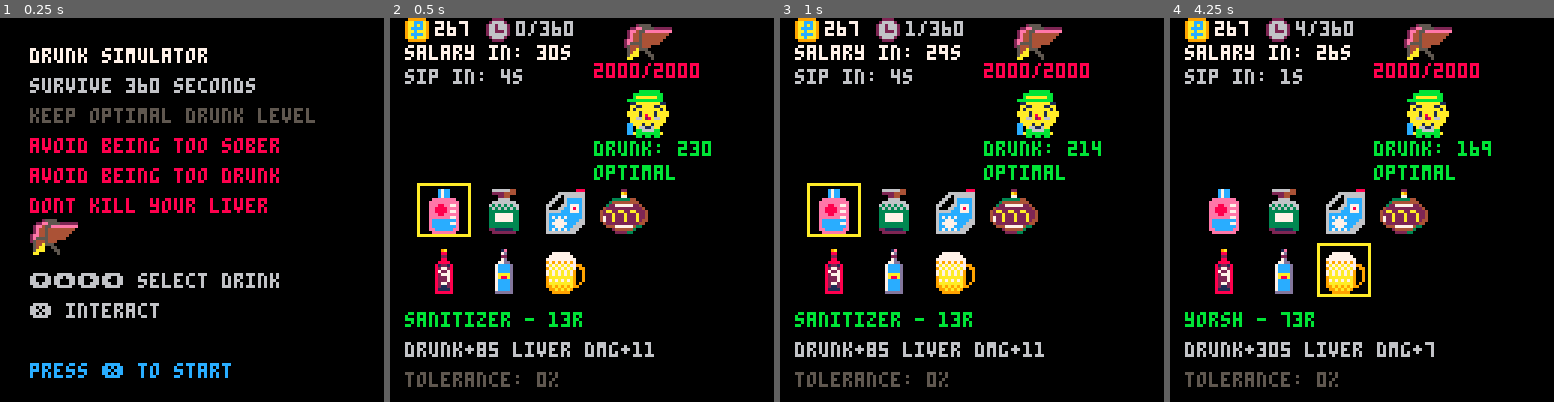
Above: before the commit, frames 1-4 (left to right).
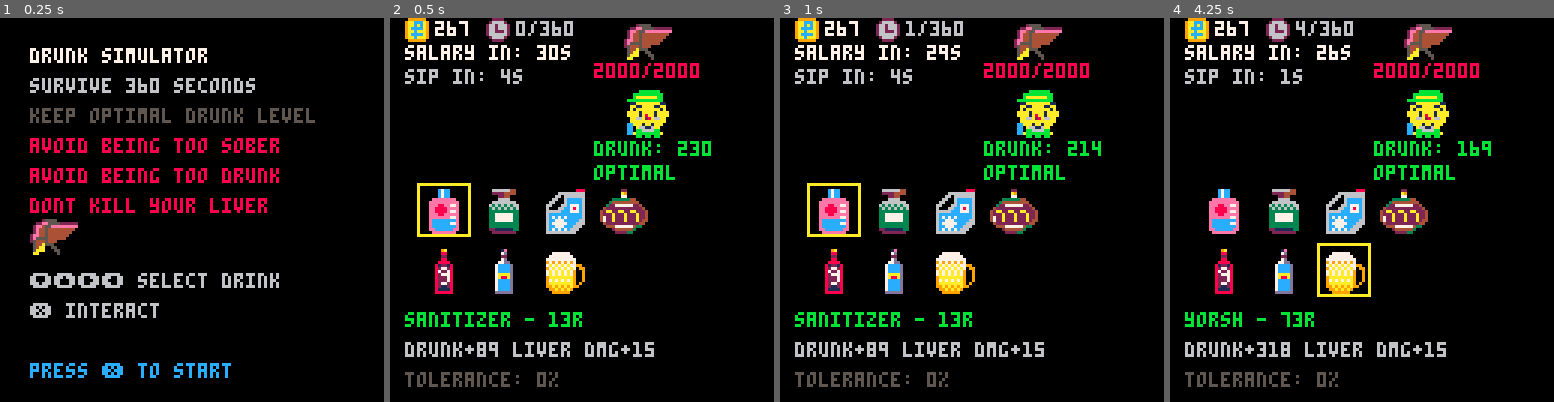
Above: after the commit, the same moments.

Repository: fritzlolpro/picopico
Game: PICO-8 cartridge carts/drunk.p8
The game is run twice, just before and just after one commit, with the same random seed, the same clock (stepped at 60 frames per second) and the same inputs.
Inputs:
- Up to frame 1 (0.25 s): no input
- Up to frame 2 (0.5 s): tap X (X key) at 0.33 s
- Up to frame 3 (1 s): no input
- Up to frame 4 (4.25 s): tap X (X key) at 1.07, 1.85, 2.97, 4.08 s; hold Right 1.6-2.1 s; hold Up 2.15-2.42 s; hold Right 2.47-3.03 s; hold Left 3.08-3.58 s; hold Down 3.63-3.97 s; hold Right from 4.02 s (still down)

Frame 1 is identical in both runs. In frame 2, less than 0.1% of the frame differs, in the area x 25-69%, y 84-89%; in frame 3, less than 0.1%; in frame 4, 0.2%, in the area x 25-72%, y 84-89%.

Commit message:
adjust liver damage and wasted duration parameters; refine drink effects display

Diff:
--- a/carts/drunk.p8
+++ b/carts/drunk.p8
@@ -27,7 +27,7 @@
 drinking_frequency = 5 -- How often character drinks a shot in seconds
 
 -- Consumption progression constants
-liver_damage_per_consumption = 0.01 -- Liver damage increase per consumption (1% per drink)
+liver_damage_per_consumption = 0.02 -- Liver damage increase per consumption (2% per drink)
 intoxication_penalty_per_consecutive = 0.05 -- Intoxication effectiveness penalty per consecutive drink (5% per drink)
 min_intoxication_effectiveness = 0.2 -- Minimum intoxication effectiveness (20%)
 price_increase_per_consumption = 0.1 -- Price increase per consumption (10% per drink)
@@ -57,21 +57,21 @@
 wasted_overflow_liver_damage = 50 -- Base liver damage when entering wasted after protection is exhausted
 wasted_total_count = nil
 wasted_cycle_count = nil
-wasted_duration = 600 -- How long to stay in wasted state (10 seconds at 60fps)
+wasted_duration = 300 -- How long to stay in wasted state (5 seconds at 60fps)
 wasted_timer = nil
 
 -- Critical protection mechanism
 critical_duration = 600 -- How long to stay in critical state (10 seconds at 60fps)
 critical_timer = nil
-critical_liver_damage = 200 -- Liver damage when critical timer expires
+critical_liver_damage = 500 -- Liver damage when critical timer expires
 was_critical_last_frame = nil
 
 -- Intoxication parameters
 intoxication_min_threshold = 0 -- Below this - game over
 intoxication_optimal_min = 60 -- Optimal range
 intoxication_optimal_max = 400 -- Optimal range
-intoxication_wasted_threshold = 450 -- "Wasted" - penalties
-intoxication_critical = 500 -- Critical level - game over
+intoxication_wasted_threshold = 430 -- "Wasted" - penalties
+intoxication_critical = 480 -- Critical level - game over
 
 
 -- Glitch effect constants
@@ -151,7 +151,7 @@
         base_price = 13,
         price = 13,
         intoxication = 85,
-        liver_damage = 11,
+        liver_damage = 15,
         effect_chance = 0.20,
         effect_func = sanitizer_effect,
         total_consumed = 0,
@@ -163,9 +163,9 @@
         price = 21,
         intoxication = 145,
         -- intoxication = 0,
-        liver_damage = 13,
-        -- effect_chance = 0.25,
-        effect_chance = 1,
+        liver_damage = 19,
+        effect_chance = 0.25,
+        -- effect_chance = 1,
         effect_func = cologne_effect,
         total_consumed = 0,
         consecutive_consumed = 0
@@ -175,7 +175,7 @@
         base_price = 43,
         price = 43,
         intoxication = 265,
-        liver_damage = 17,
+        liver_damage = 18,
         effect_chance = 0.35,
         effect_func = antifreeze_effect,
         total_consumed = 0,
@@ -186,7 +186,7 @@
         base_price = 89,
         price = 89,
         intoxication = 160,
-        liver_damage = 14,
+        liver_damage = 16,
         effect_chance = 0.08,
         effect_func = cognac_effect,
         total_consumed = 0,
@@ -197,7 +197,7 @@
         base_price = 29,
         price = 29,
         intoxication = 65,
-        liver_damage = 3,
+        liver_damage = 6,
         effect_chance = 0.20,
         -- effect_chance = 1,
         effect_func = beer_effect,
@@ -209,7 +209,7 @@
         base_price = 67,
         price = 67,
         intoxication = 235,
-        liver_damage = 7,
+        liver_damage = 17,
         effect_chance = 0.12,
         effect_func = vodka_effect,
         total_consumed = 0,
@@ -220,7 +220,7 @@
         base_price = 73,
         price = 73,
         intoxication = 305,
-        liver_damage = 7,
+        liver_damage = 15,
         effect_chance = 0.30,
         effect_func = yorsh_effect,
         total_consumed = 0,
@@ -370,7 +370,7 @@
 function _update60()
     -- Check for state changes
     check_state_change()
-
+    check_game_conditions()
     -- Handle payday state first
     if current_state == game_state.payday then
         update_payday()
@@ -1364,7 +1364,12 @@
     local drink = drinks[selected_drink_index]
     local color = money >= drink.price and 11 or 8
     print(drink.name .. " - " .. flr(drink.price) .. "r", 5, drink_info_y, color)
-    print("drunk+" .. drink.intoxication .. " liver dmg+" .. drink.liver_damage, 5, drink_info_y + 10, 6)
+
+    -- Calculate effective values for display (without modifying drink object)
+    local effective_intoxication = calculate_effective_intoxication(drink)
+    local effective_liver_damage = calculate_effective_liver_damage(drink)
+
+    print("drunk+" .. flr(effective_intoxication) .. " liver dmg+" .. flr(effective_liver_damage), 5, drink_info_y + 10, 6)
 
     -- Tolerance progression (grows over time)
     local tolerance_level = flr((tolerance_factor * total_seconds) * 100)
